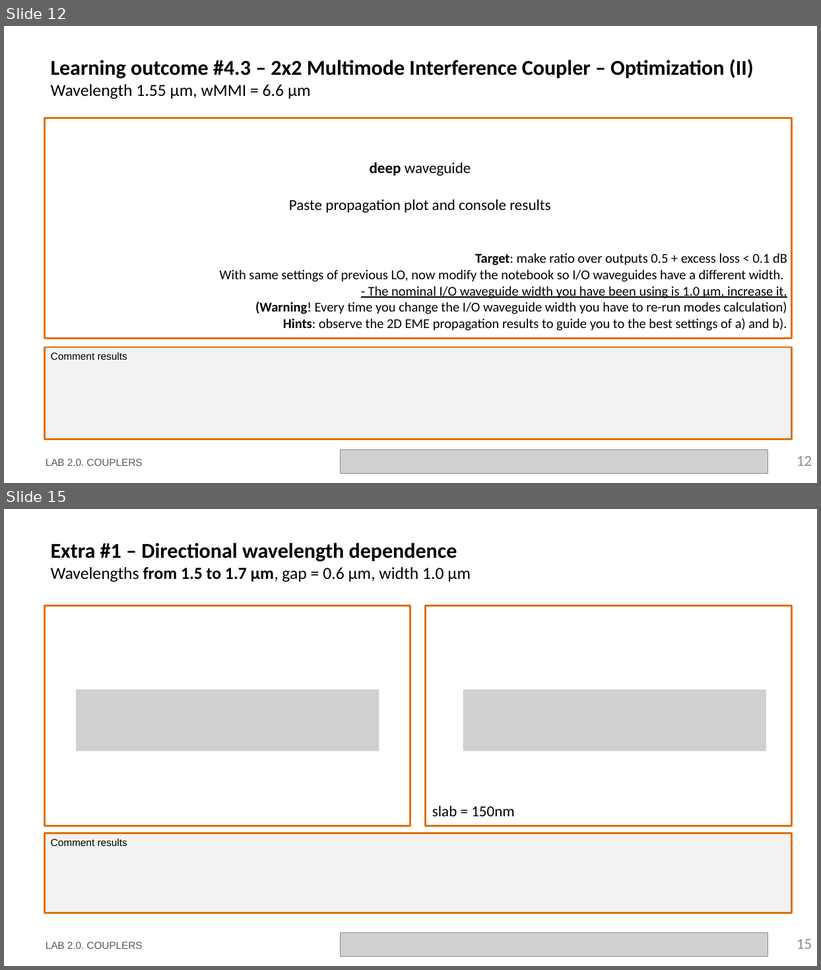
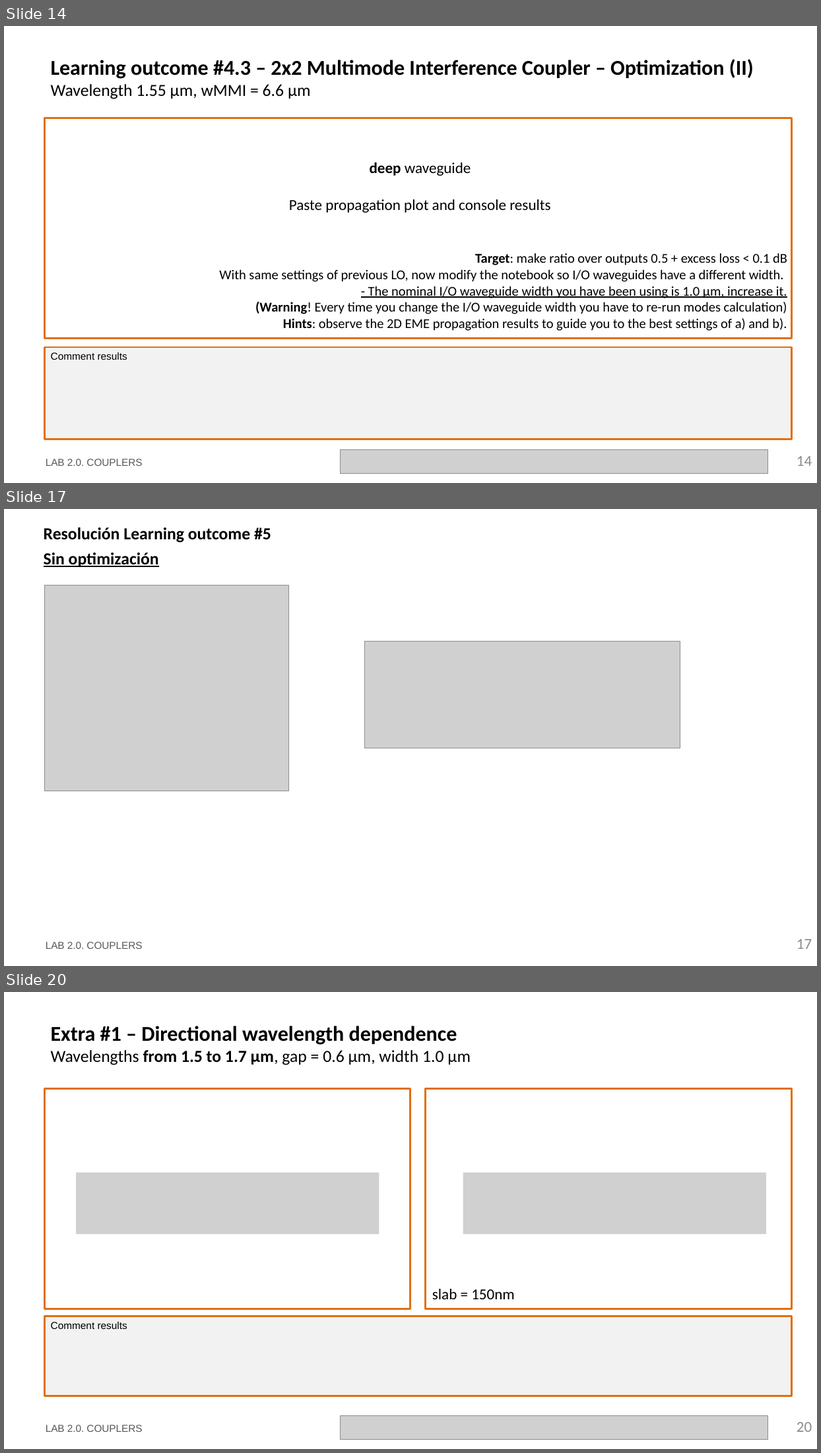
Before and after one commit to snacmuo/pic-upv-lab2, a slide deck: LabBook_20.pptx. Shown one above the other, each under a label of ours: slides 12 and 15 before the commit, slides 14, 17 and 20 after it; the slides between them are not shown. The pictures are 821x970 and 821x1453 pixels, drawn with LibreOffice and Linux fonts; fonts in the diff are those of the drawing; grey boxes stand for pictures; background and template pictures are left out. Boxes give left, top, right and bottom in pixels: in the first picture for what was removed or moved away, otherwise in the second. Text is boxed around its words. In the diff, an @@ line names an element or a change of style, - is before the commit and + after.

```diff
--- a/LabBook_20.pptx
+++ b/LabBook_20.pptx
@@ slide 17 added at (x1=4, y1=509, x2=817, y2=966), background #FFFFFF @@
@@ title added at (x1=44, y1=527, x2=271, y2=543), 20 pt, text #000000, bold @@
+Resolución Learning outcome #5
@@ text added at (x1=44, y1=553, x2=159, y2=567), 20 pt, text #000000, bold, underline @@
+Sin optimización
@@ picture added at (x1=45, y1=586, x2=290, y2=791) @@
@@ picture added at (x1=365, y1=642, x2=680, y2=747) @@
@@ text added at (x1=46, y1=942, x2=142, y2=949), 12 pt, text #585858 @@
+LAB 2.0. COUPLERS
@@ page number added at (x1=797, y1=939, x2=812, y2=949), 18 pt, text #8C8C8C @@
+17
@@ what was slide 12 is now slide 14 @@
@@ page number at (x1=797, y1=456, x2=812, y2=466): text changed @@
-12
+14
@@ what was slide 15 is now slide 20 @@
@@ page number at (x1=797, y1=1422, x2=812, y2=1432): text changed @@
-15
+20
```
Also in this commit, not shown: 5 slides changed, 4 other slides added, 1 other file.
